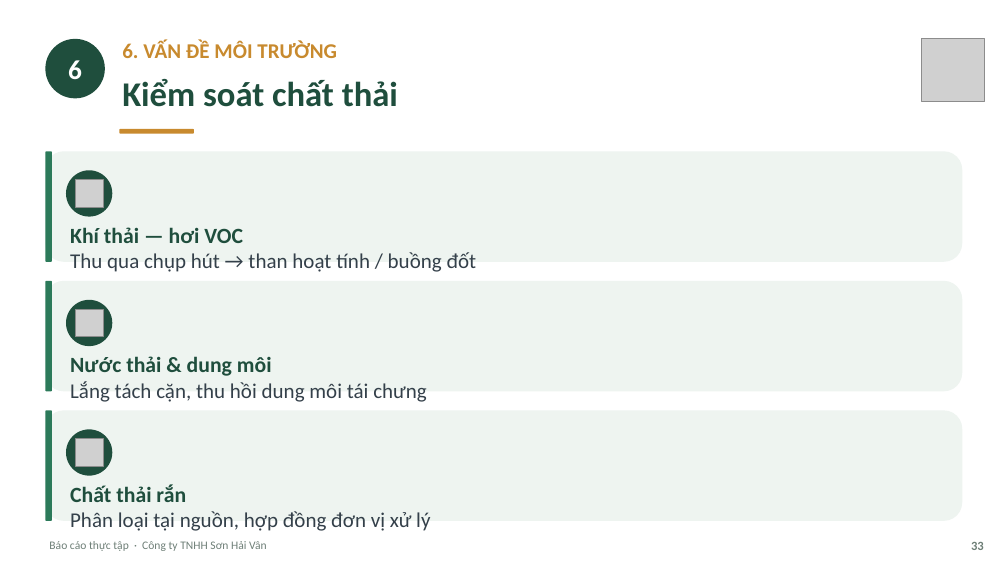
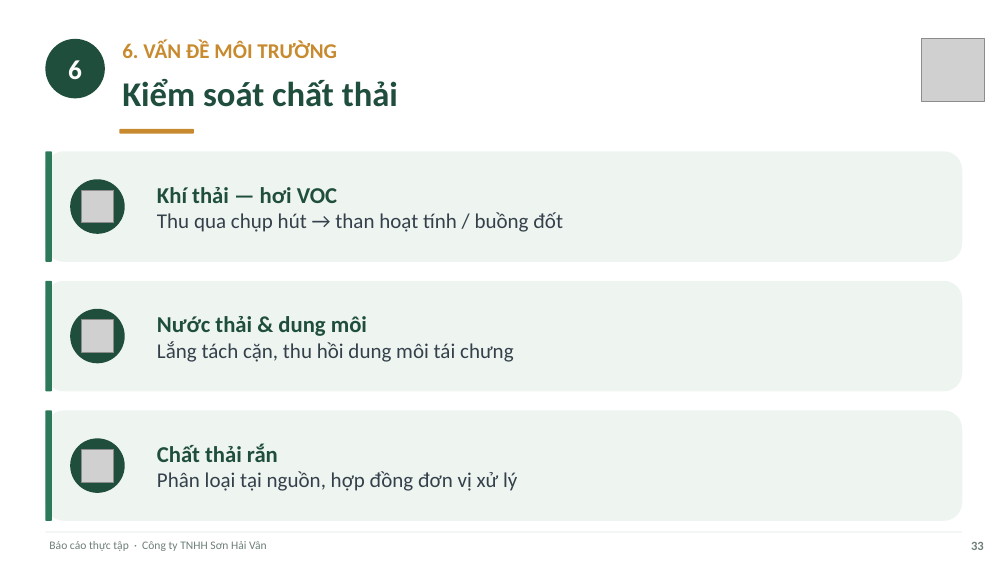
Before and after one commit to tranconcoder/pubic-resources, a slide deck: slide 33 of SuHeo/Báo cáo thực tập - Sơn Hải Vân.pptx. Drawn at 1008x567 pixels with LibreOffice and Linux fonts; fonts in the diff are those of the drawing; grey boxes stand for pictures. Boxes give left, top, right and bottom in pixels: in the first picture for what was removed or moved away, otherwise in the second. Text is boxed around its words. In the diff, an @@ line names an element or a change of style, - is before the commit and + after.

```diff
--- a/SuHeo/Báo cáo thực tập - Sơn Hải Vân.pptx
+++ b/SuHeo/Báo cáo thực tập - Sơn Hải Vân.pptx
@@ ellipse resized from (x1=66, y1=170, x2=112, y2=216) to (x1=70, y1=179, x2=125, y2=234) @@
@@ text "Khí thải — hơi VOC" moved from (x1=70, y1=227, x2=477, y2=272) to (x1=157, y1=187, x2=563, y2=232) @@
@@ picture resized from (x1=76, y1=180, x2=104, y2=208) to (x1=81, y1=191, x2=113, y2=223) @@
@@ text at (x1=157, y1=187, x2=337, y2=203): size 20.8 to 21.6 pt in "Khí thải — hơi VOC" @@
@@ text "Nước thải & dung môi" moved from (x1=70, y1=356, x2=427, y2=402) to (x1=157, y1=316, x2=514, y2=362) @@
@@ ellipse resized from (x1=66, y1=300, x2=112, y2=346) to (x1=70, y1=309, x2=125, y2=363) @@
@@ picture resized from (x1=76, y1=309, x2=104, y2=337) to (x1=81, y1=320, x2=113, y2=352) @@
@@ text at (x1=157, y1=316, x2=367, y2=336): size 20.8 to 21.6 pt in "Nước thải & dung môi" @@
@@ vertical alignment top to middle in 3 elements at (x1=157, y1=187, x2=563, y2=232), (x1=157, y1=316, x2=514, y2=362), (x1=157, y1=443, x2=517, y2=491) @@
@@ text "Chất thải rắn" moved from (x1=70, y1=484, x2=430, y2=531) to (x1=157, y1=443, x2=517, y2=491) @@
@@ ellipse resized from (x1=66, y1=430, x2=112, y2=476) to (x1=70, y1=439, x2=125, y2=493) @@
@@ picture resized from (x1=76, y1=439, x2=104, y2=467) to (x1=81, y1=449, x2=113, y2=482) @@
@@ text at (x1=157, y1=443, x2=278, y2=462): size 20.8 to 21.6 pt in "Chất thải rắn" @@
@@ rectangle added at (x1=45, y1=532, x2=963, y2=532), fill #DCE7E1 @@
```
Also in this commit, not shown: 32 other slides changed, 1 other file.
